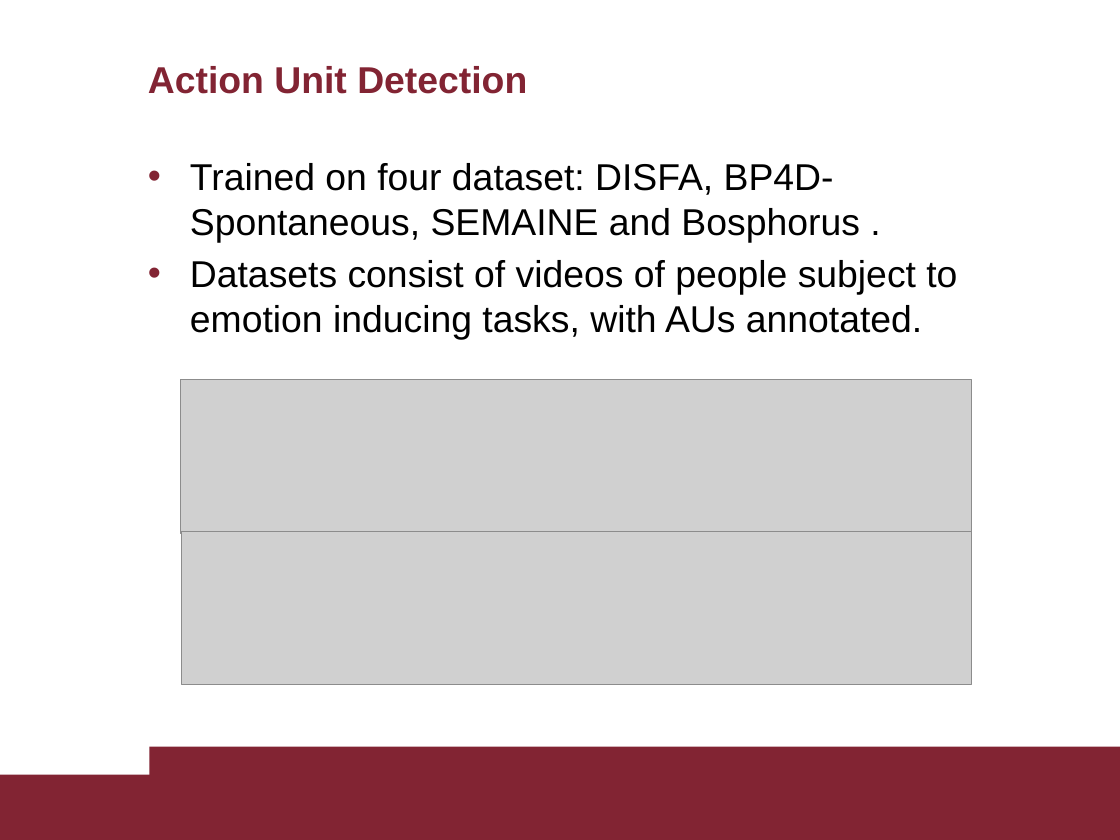
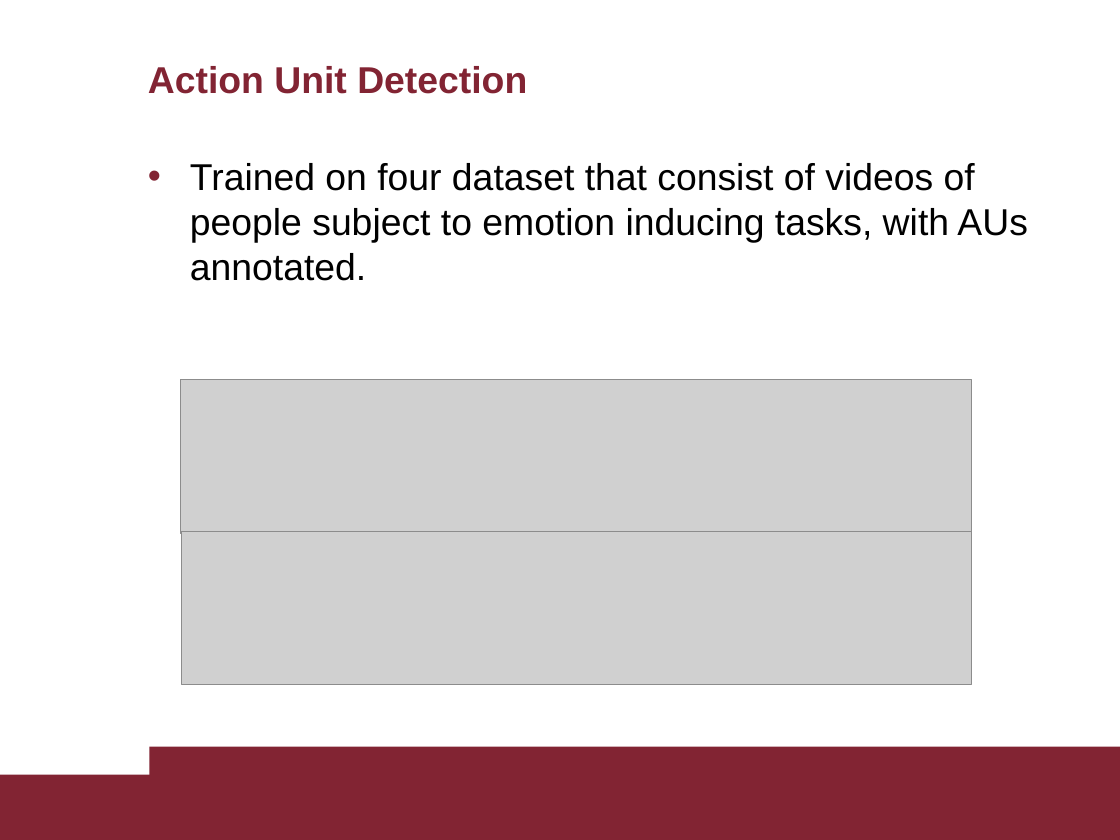
Before and after one commit to AscaL/thesis, a slide deck: slide 14 of Tesi Emanuele Orfanelli 1383726.pptx (slide 15 before the commit). Drawn at 1120x840 pixels with LibreOffice and Linux fonts; fonts in the diff are those of the drawing; grey boxes stand for pictures. Boxes give left, top, right and bottom in pixels: in the first picture for what was removed or moved away, otherwise in the second. Text is boxed around its words. In the diff, an @@ line names an element or a change of style, - is before the commit and + after.

```diff
--- a/Tesi Emanuele Orfanelli 1383726.pptx
+++ b/Tesi Emanuele Orfanelli 1383726.pptx
@@ text at box(190, 163, 1028, 281): text changed @@
-• Trained on four dataset: DISFA, BP4D-Spontaneous, SEMAINE and Bosphorus .
-• Datasets consist of videos of people subject to emotion inducing tasks, with AUs annotated.
+• Trained on four dataset that consist of videos of people subject to emotion inducing tasks, with AUs annotated.
```
Also in this commit, not shown: 22 other slides changed, 1 slide added, 3 slides removed, 1 other file.
